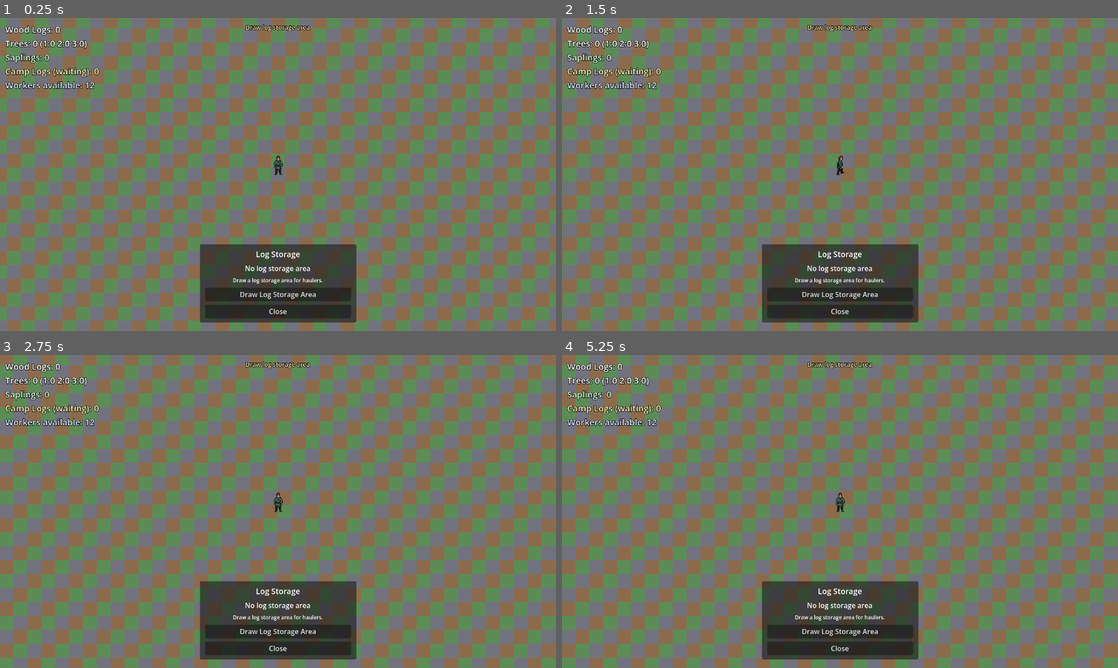
Above: before the commit, frames 1-4 (two rows, left to right).
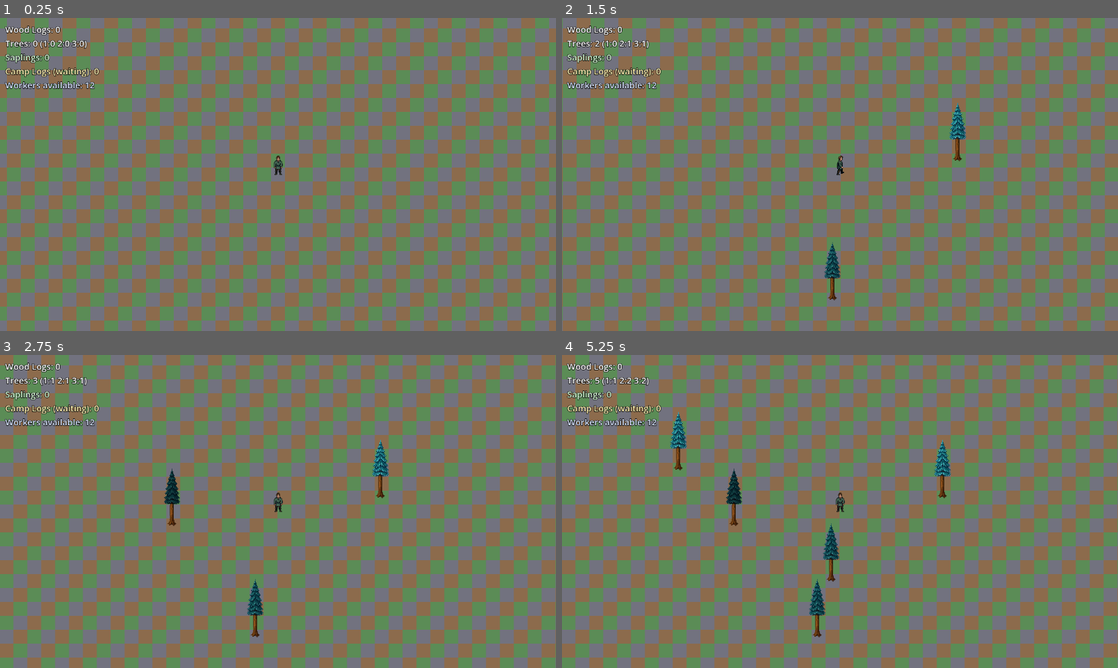
Above: after the commit, the same moments.

Repository: mcchesneyjg-max/Test-Gamer
Game: Godot game, scene res://main.tscn
The game is run twice, just before and just after one commit, with the same random seed, the same clock (stepped at 60 frames per second) and the same inputs.
Inputs (mouse positions are in pixels of both pictures, inside the frame that each line leads up to):
- Up to frame 1 (0.25 s): no input
- Up to frame 2 (1.5 s): click (840, 293) at 0.5 s, where only the run before the commit has a clickable "Draw Log Storage Area"; tap Enter at 1.25 s; move the mouse to (962, 158) at 1.27 s; hold D (move_right) from 1.28 s (still down); tap T at 1.35 s; click (962, 158) at 1.42 s
- Up to frame 3 (2.75 s): release D (move_right) at 2 s; drag from (166, 527) to (250, 574) at 2.02 s
- Up to frame 4 (5.25 s): tap Space at 2.75 s; move the mouse to (895, 442) at 2.77 s; hold D (move_right) 2.78-3.5 s; tap T at 2.85, 4.35 s; drag from (812, 574) to (673, 464) at 3.52 s; tap Enter at 4.25 s; move the mouse to (1006, 558) at 4.27 s; hold A (move_left) 4.28-5 s; drag from (673, 464) to (756, 433) at 5.02 s

The runs differ from the first frame. In frame 1, 7.2% of the frame differs, in the area x 36-65%, y 2-98%; in frame 2, 7.5%; in frame 3, 7.7%; in frame 4, 8.3%, in the area x 5-70%, y 2-98%.
Error before the commit: Parse Error: Cannot infer the type of "stored" variable because the value doesn't have a set type. (res://scripts/log_storage_ui.gd:160)

Commit message:
Add explicit types in log_storage_ui for Godot 4.1 compatibility
Co-authored-by: mcchesneyjg-max <mcchesneyjg-max@users.noreply.github.com>

Diff:
--- a/game/scripts/log_storage_ui.gd
+++ b/game/scripts/log_storage_ui.gd
@@ -157,10 +157,10 @@
 		return "Map not ready."
 
 	if _selected_area != null and is_instance_valid(_selected_area):
-		var stored := _selected_area.get_stored_logs()
+		var stored: int = _selected_area.get_stored_logs()
 		_selected_area.queue_free()
 		_selected_area = null
-		var area := _spawn_storage_area(zone)
+		var area: Node2D = _spawn_storage_area(zone)
 		if area == null:
 			return "Could not create log storage area."
 		area.set_stored_logs(stored)
@@ -171,7 +171,7 @@
 		if is_instance_valid(existing):
 			existing.queue_free()
 
-	var new_area := _spawn_storage_area(zone)
+	var new_area: Node2D = _spawn_storage_area(zone)
 	if new_area == null:
 		return "Could not create log storage area."
 	_selected_area = new_area
